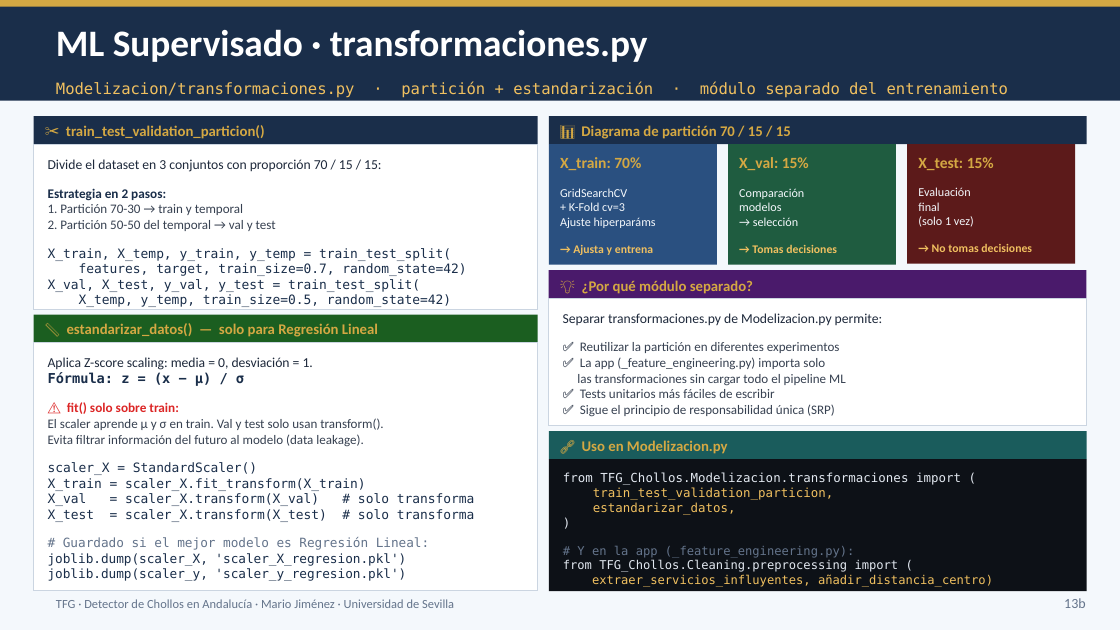
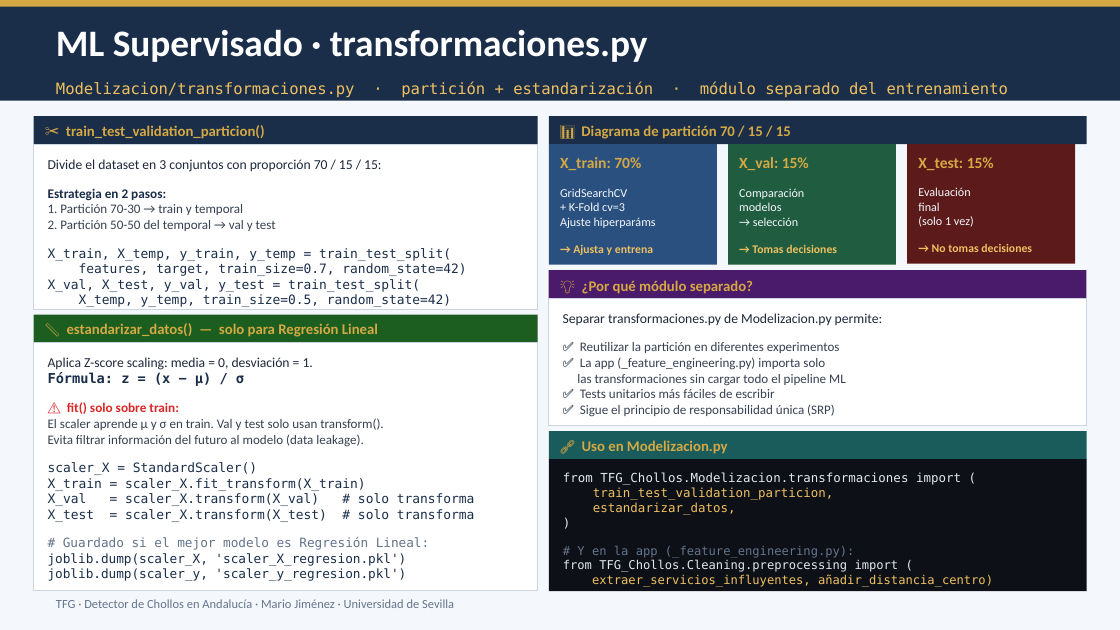
Before and after one commit to Marjimleo3/TFG, a slide deck: slide 13 of TFG_Chollos/TFG_Presentacion_final.pptx. Drawn at 1120x630 pixels with LibreOffice and Linux fonts; fonts in the diff are those of the drawing. Boxes give left, top, right and bottom in pixels: in the first picture for what was removed or moved away, otherwise in the second. Text is boxed around its words. In the diff, an @@ line names an element or a change of style, - is before the commit and + after.

```diff
--- a/TFG_Chollos/TFG_Presentacion_final.pptx
+++ b/TFG_Chollos/TFG_Presentacion_final.pptx
@@ text removed at [1064,598,1086,608] @@
-13b
```
Also in this commit, not shown: 17 other slides changed, 1 slide added, 1 slide removed, 1 other file.
